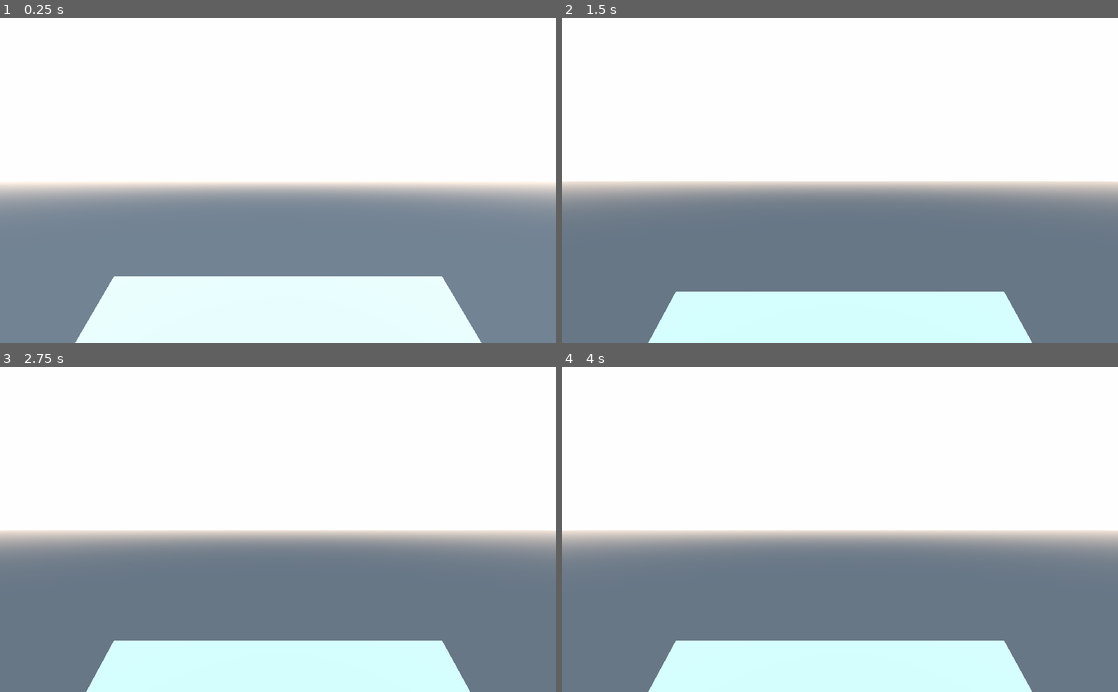
Above: before the commit, frames 1-4 (two rows, left to right).
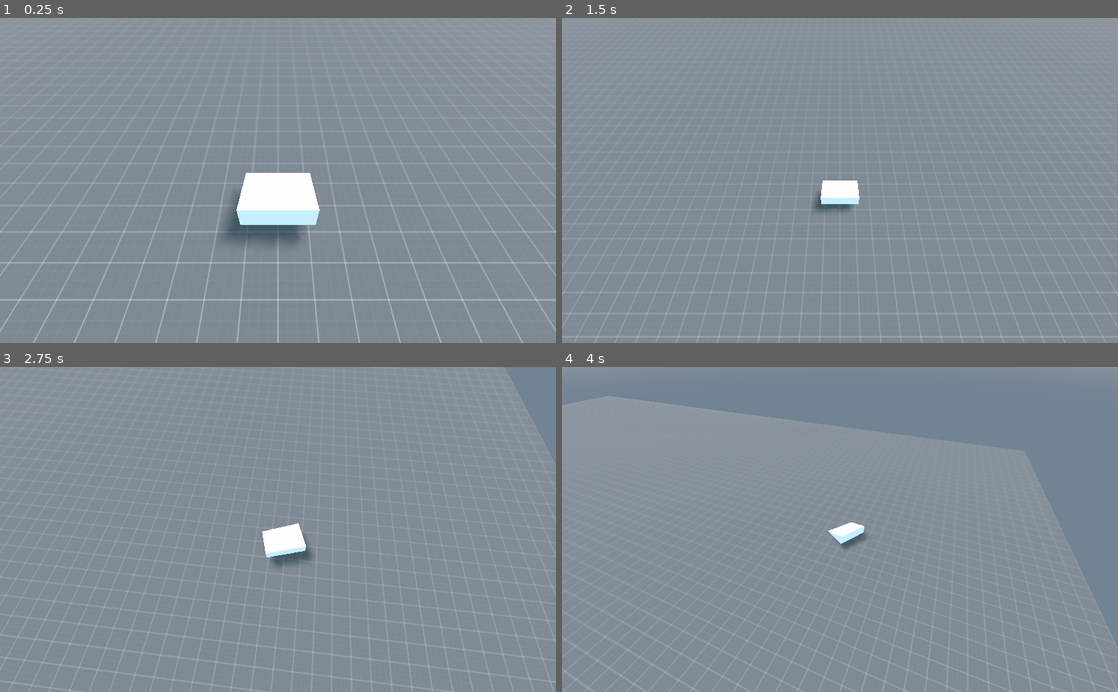
Above: after the commit, the same moments.

Repository: LeonStansfield/godot-starter-kit
Game: Godot game, scene res://Racing/Scenes/Racing.tscn
Same seed, same stepped clock (60 frames per second), same inputs: the game is played once before the commit and once after it. This scene is started directly instead of the project's main scene.
Inputs (mouse positions are in pixels of both pictures, inside the frame that each line leads up to):
- Up to frame 1 (0.25 s): no input
- Up to frame 2 (1.5 s): move the mouse to (962, 164) at 0.52 s; hold D (right) 0.53-1.28 s; hold Ctrl (crouch) 0.53-1.28 s; tap Space (jump) at 0.77 s; move the mouse to (728, 196) at 1.27 s; hold S (back) from 1.28 s (still down); tap Shift (run) at 1.35 s
- Up to frame 3 (2.75 s): tap Space (jump) at 1.52 s; move the mouse to (333, 458) at 2.02 s; release S (back) at 2.03 s; hold D (right) from 2.03 s (still down); hold Ctrl (crouch) from 2.03 s (still down)
- Up to frame 4 (4 s): move the mouse to (812, 594) at 2.77 s; release D (right) at 2.78 s; release Ctrl (crouch) at 2.78 s; hold W (forward) 2.78-3.53 s; tap Shift (run) at 2.85 s; tap Space (jump) at 3.02, 3.77 s; move the mouse to (1006, 578) at 3.52 s; hold A (left) from 3.53 s (still down); hold Ctrl (crouch) from 3.53 s (still down)

The runs differ from the first frame. In frame 1, 73% of the frame differs, in the area x 0-100%, y 0-100%; in frame 2, 77%; in frame 3, 77%; in frame 4, 80%.
Error before the commit: Invalid set index 'Camera' (on base: 'Node (Globals.gd)') with value of type 'Camera (Camera_shake.gd)'. (res://Camera/Scripts/Camera_shake.gd:18)
Error after the commit: Parse Error: Variable "Camera" shadows a native class. (res://Globals.gd:7)

Commit message:
camera shake + racing

Diff:
--- a/Camera/Prefabs/Camera_shake.tscn
+++ b/Camera/Prefabs/Camera_shake.tscn
@@ -1,10 +1,16 @@
-[gd_scene load_steps=3 format=2]
+[gd_scene load_steps=4 format=2]
 
 [ext_resource path="res://Camera/Scripts/Camera_shake.gd" type="Script" id=1]
 [ext_resource path="res://Camera/Scripts/Camera_racing_follow.gd" type="Script" id=2]
+
+[sub_resource type="OpenSimplexNoise" id=1]
+octaves = 4
+period = 20.0
+persistence = 0.8
 
 [node name="Camera_shake" type="Spatial"]
 script = ExtResource( 2 )
 
 [node name="Camera" type="Camera" parent="."]
 script = ExtResource( 1 )
+noise = SubResource( 1 )
--- a/Camera/Scripts/Camera_racing_follow.gd
+++ b/Camera/Scripts/Camera_racing_follow.gd
@@ -13,7 +13,7 @@
 
 
 func _physics_process(delta):
-	if !target || Globals.player_dead:
+	if !target:
 		return
 	var target_pos = target.global_transform.translated(offset)
 	global_transform = global_transform.interpolate_with(target_pos, lerp_speed * delta)
--- a/Camera/Scripts/Camera_shake.gd
+++ b/Camera/Scripts/Camera_shake.gd
@@ -15,7 +15,7 @@
 export var max_z = 5
 
 func _ready():
-	Globals.Camera = get_node("../Camera")
+	Globals.Camera = self
 
 func _process(delta):
 	time += delta
--- a/Globals.gd
+++ b/Globals.gd
@@ -3,3 +3,5 @@
 var player
 
 var is_paused
+
+var Camera
--- a/Racing/Prefabs/Race_car.tscn
+++ b/Racing/Prefabs/Race_car.tscn
@@ -1,7 +1,6 @@
-[gd_scene load_steps=5 format=2]
+[gd_scene load_steps=4 format=2]
 
 [ext_resource path="res://Racing/Scripts/Speeder.gd" type="Script" id=1]
-[ext_resource path="res://Racing/assets/car.tscn" type="PackedScene" id=2]
 
 [sub_resource type="PhysicsMaterial" id=1]
 bounce = 0.1
@@ -19,8 +18,21 @@
 transform = Transform( 1, 0, 0, 0, 1, 0, 0, 0, 1, 0, 0.25, 0 )
 enabled = true
 
-[node name="car" parent="CarMesh" instance=ExtResource( 2 )]
-transform = Transform( -0.7, 0, -1.05697e-07, 0, 0.7, 0, 1.05697e-07, 0, -0.7, -8.74228e-08, -0.850965, 1 )
+[node name="CSGCombiner" type="CSGCombiner" parent="CarMesh"]
+operation = 2
+
+[node name="CSGBox" type="CSGBox" parent="CarMesh/CSGCombiner"]
+transform = Transform( 1, 0, 0, 0, 1, 0, 0, 0, 1, 5.92054e-08, -0.232193, -0.67723 )
+width = 1.24944
+height = 1.34479
+depth = 3.09591
+
+[node name="CSGBox2" type="CSGBox" parent="CarMesh/CSGCombiner"]
+transform = Transform( 1, 3.31901e-08, 6.54531e-09, -3.31901e-08, 0.92513, 0.37965, 6.54533e-09, -0.37965, 0.92513, 1.12565e-07, 0.235043, -1.28759 )
+operation = 2
+width = 1.60184
+height = 1.34479
+depth = 4.34893
 
 [node name="Ball" type="RigidBody" parent="."]
 collision_layer = 2
--- a/Racing/Scenes/Racing.tscn
+++ b/Racing/Scenes/Racing.tscn
@@ -36,5 +36,6 @@
 shadow_enabled = true
 
 [node name="Race_car" parent="." instance=ExtResource( 1 )]
+transform = Transform( 1, 0, 0, 0, 1, 0, 0, 0, 1, 0, 2.02553, 0 )
 
 [editable path="Race_car"]
--- a/Racing/Scripts/Speeder.gd
+++ b/Racing/Scripts/Speeder.gd
@@ -24,14 +24,14 @@
 		return
 	# f/b input
 	speed_input = 0
-	speed_input += Input.get_action_strength("accelerate")
-	speed_input -= Input.get_action_strength("brake")
+	speed_input += Input.get_action_strength("forward")
+	speed_input -= Input.get_action_strength("back")
 	speed_input *= acceleration
 	# steer input
 #	rotate_target = lerp(rotate_target, rotate_input, 5 * delta)
 	rotate_input = 0
-	rotate_input += Input.get_action_strength("steer_left")
-	rotate_input -= Input.get_action_strength("steer_right")
+	rotate_input += Input.get_action_strength("left")
+	rotate_input -= Input.get_action_strength("right")
 	rotate_input *= deg2rad(steering)
 
 	# particles
--- a/Racing/assets/car.tscn
+++ /dev/null
@@ -1,5 +0,0 @@
-[gd_scene load_steps=2 format=2]
-
-[ext_resource path="res://Racing/assets/car.gltf" type="PackedScene" id=1]
-
-[node name="car" instance=ExtResource( 1 )]
--- /dev/null
+++ b/Shooting/Prefabs/Bullet.tscn
@@ -0,0 +1,25 @@
+[gd_scene load_steps=4 format=2]
+
+[ext_resource path="res://Shooting/Scripts/Bullet.gd" type="Script" id=1]
+
+[sub_resource type="CapsuleMesh" id=1]
+radius = 0.2
+mid_height = 0.2
+radial_segments = 8
+rings = 4
+
+[sub_resource type="CapsuleShape" id=2]
+radius = 0.2
+height = 0.2
+
+[node name="Bullet" type="Area"]
+script = ExtResource( 1 )
+
+[node name="CSGMesh" type="CSGMesh" parent="."]
+mesh = SubResource( 1 )
+
+[node name="CollisionShape" type="CollisionShape" parent="."]
+shape = SubResource( 2 )
+
+[connection signal="area_shape_entered" from="." to="." method="_on_Bullet_area_shape_entered"]
+[connection signal="body_entered" from="." to="." method="_on_Bullet_body_entered"]
--- /dev/null
+++ b/Shooting/Scripts/Bullet.gd
@@ -0,0 +1,42 @@
+extends Area
+
+signal exploded
+
+export var muzzle_velocity = 75
+export var g = Vector3.DOWN * 0
+
+var velocity = Vector3.ZERO
+
+export (PackedScene) var Bullet_hit
+export (PackedScene) var Small_explosion
+
+func _ready():
+	yield(get_tree().create_timer(3), "timeout")
+	queue_free()
+
+func _physics_process(delta):
+	velocity += g * delta
+	look_at(transform.origin + velocity.normalized(), Vector3.UP)
+	transform.origin += velocity * delta
+
+func _on_Bullet_body_entered(body):
+	velocity = Vector3.ZERO
+	if body.is_in_group("Enemy"):
+		body.hit()
+		#that enemies health - 1
+	emit_signal("exploded", transform.origin)
+	queue_free()
+
+
+func _on_Bullet_area_shape_entered(area_rid, area, area_shape_index, local_shape_index):
+	velocity = Vector3.ZERO
+	emit_signal("exploded", transform.origin)
+	queue_free()
+
+
+#shoot code
+	#var b = Bullet.instance()
+	#get_parent().add_child(b)
+	#b.transform = $Turret/fire_point.global_transform
+	#b.velocity = -b.transform.basis.z * b.muzzle_velocity
+	#$Audio/Gunshot_sfx.play()
Not shown, removed: Racing/assets/car.gltf
Not shown, removed: Racing/assets/car.gltf.import
